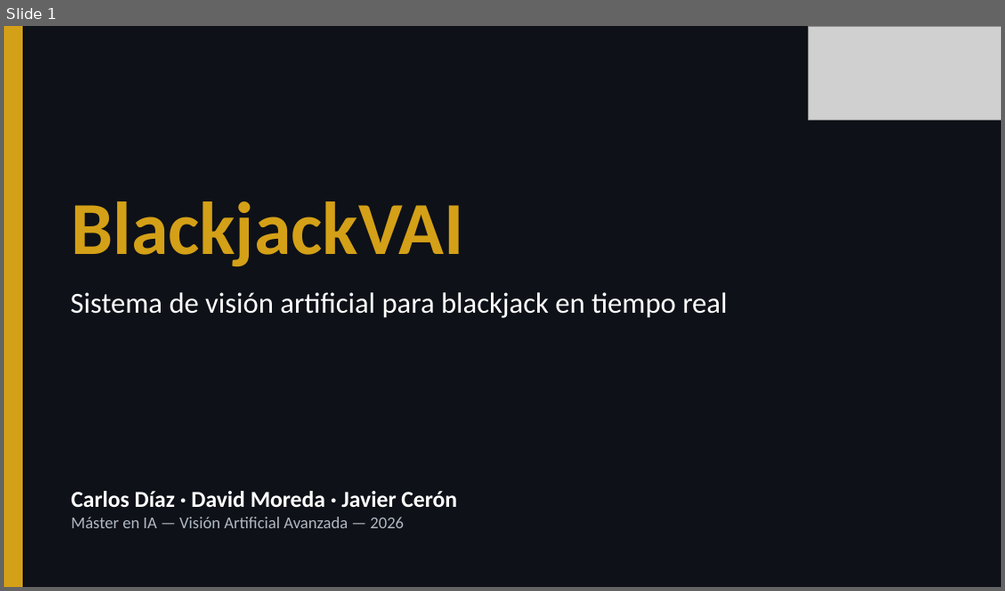
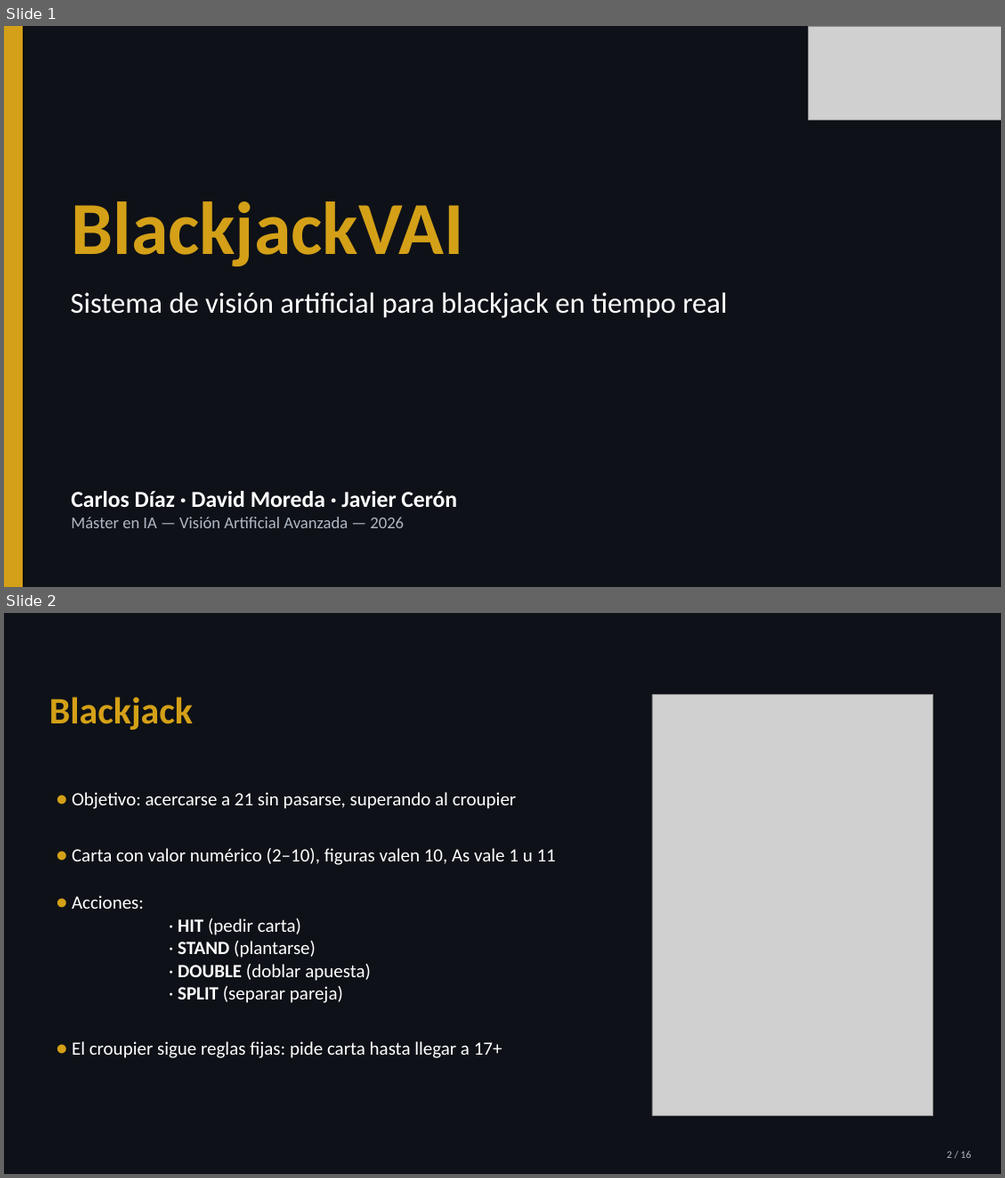
Before and after one commit to davidmoreda/blackjack-VAI, a slide deck: docs/presentation_assets/BlackjackVAI_presentacion.pptx. Shown one above the other, each under a label of ours: slide 1 before the commit, slides 1 and 2 after it. The pictures are 1005x591 and 1005x1178 pixels, drawn with LibreOffice and Linux fonts; fonts in the diff are those of the drawing; grey boxes stand for pictures. Boxes give left, top, right and bottom in pixels: in the first picture for what was removed or moved away, otherwise in the second. Text is boxed around its words. In the diff, an @@ line names an element or a change of style, - is before the commit and + after.

```diff
--- a/docs/presentation_assets/BlackjackVAI_presentacion.pptx
+++ b/docs/presentation_assets/BlackjackVAI_presentacion.pptx
@@ slide 2 added at [4, 613, 1001, 1174], background #000000 @@
@@ rectangle added at [4, 613, 1001, 1174], fill #0E1117 @@
@@ text added at [49, 697, 193, 730], 36 pt, text #D4A017, bold @@
+Blackjack
@@ picture added at [652, 695, 933, 1115] @@
@@ text added at [72, 792, 556, 1058], 18 pt, text #FFFFFF @@
+• Objetivo: acercarse a 21 sin pasarse, superando al croupier
+• Carta con valor numérico (2–10), figuras valen 10, As vale 1 u 11
+• Acciones:
+    · HIT (pedir carta)
+    · STAND (plantarse)
+    · DOUBLE (doblar apuesta)
+    · SPLIT (separar pareja)
+• El croupier sigue reglas fijas: pide carta hasta llegar a 17+
@@ text added at [947, 1151, 971, 1158], 10 pt, text #B0B8C4 @@
+2 / 16
```
Also in this commit, not shown: 6 slides changed, 8 other slides added, 5 slides removed, 1 other file.
